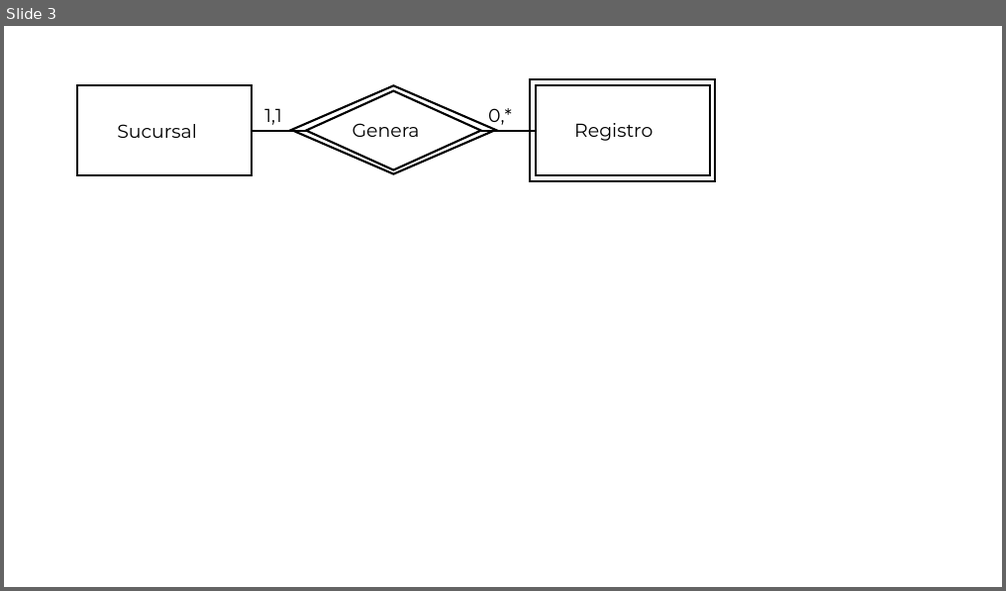
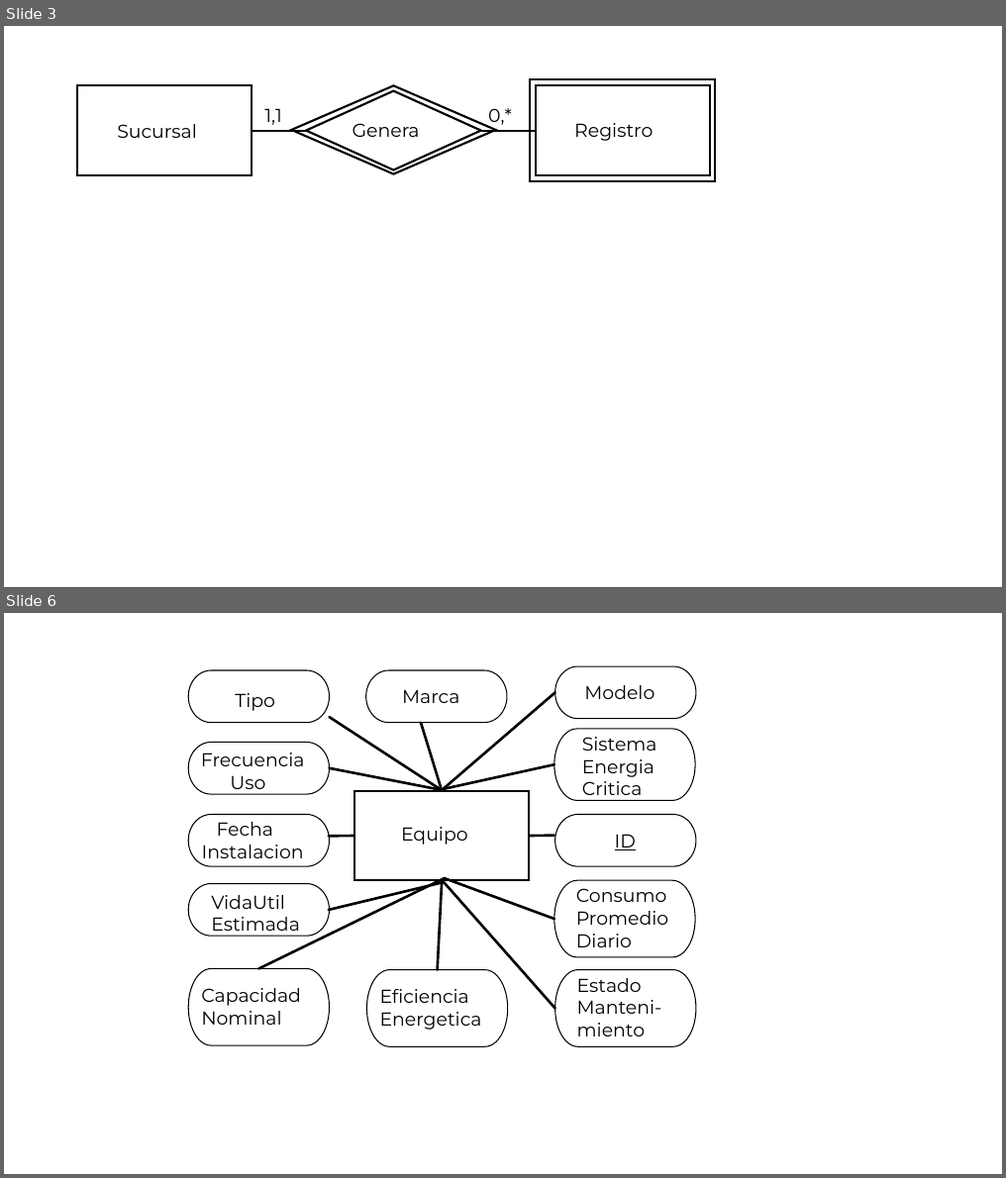
Before and after one commit to Vextroyer/mange, a slide deck: informes/MERX.ppt. Shown one above the other, each under a label of ours: slide 3 before the commit, slides 3 and 6 after it; the slides between them are not shown. The pictures are 1006x591 and 1006x1178 pixels, drawn with LibreOffice and Linux fonts; fonts in the diff are those of the drawing. Boxes give left, top, right and bottom in pixels: in the first picture for what was removed or moved away, otherwise in the second. Text is boxed around its words. In the diff, an @@ line names an element or a change of style, - is before the commit and + after.

```diff
--- a/informes/MERX.ppt
+++ b/informes/MERX.ppt
@@ slide 6 added at bbox=[4, 613, 1002, 1174], background #FFFFFF @@
@@ group added at bbox=[188, 666, 696, 1048]: 13 texts, 12 lines, 12 pill shapes, 1 rectangle @@
+Equipo
+ID
+Consumo
+Promedio
+Diario
+Sistema
+Energia
+Critica
+Frecuencia
+Uso
+Fecha
+Instalacion
+VidaUtil
+Estimada
+Estado
+Manteni-
+miento
+Marca
+Modelo
+Tipo
+Eficiencia
+Energetica
+Capacidad
+Nominal
```
Also in this commit, not shown: 3 other slides added, 5 other files.
